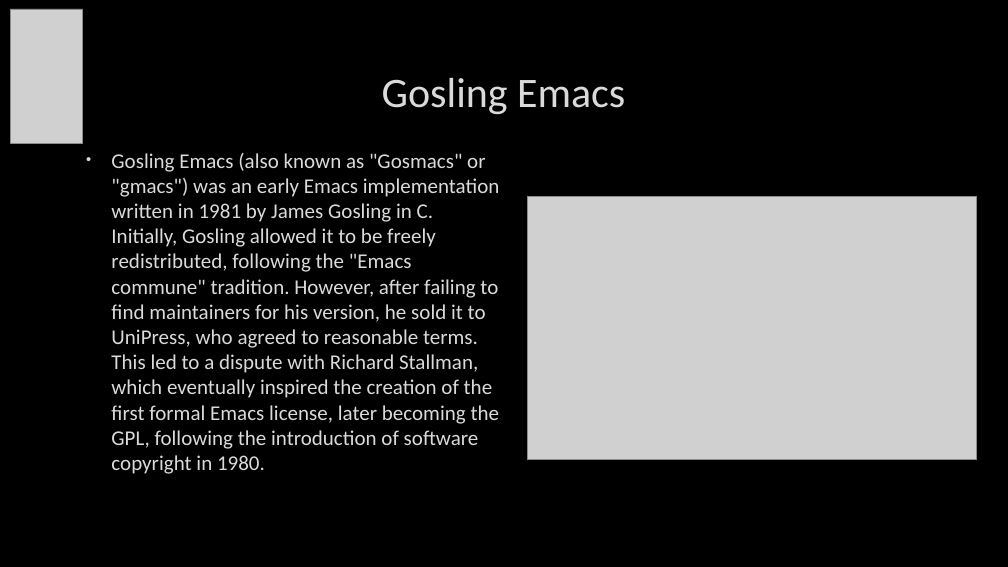
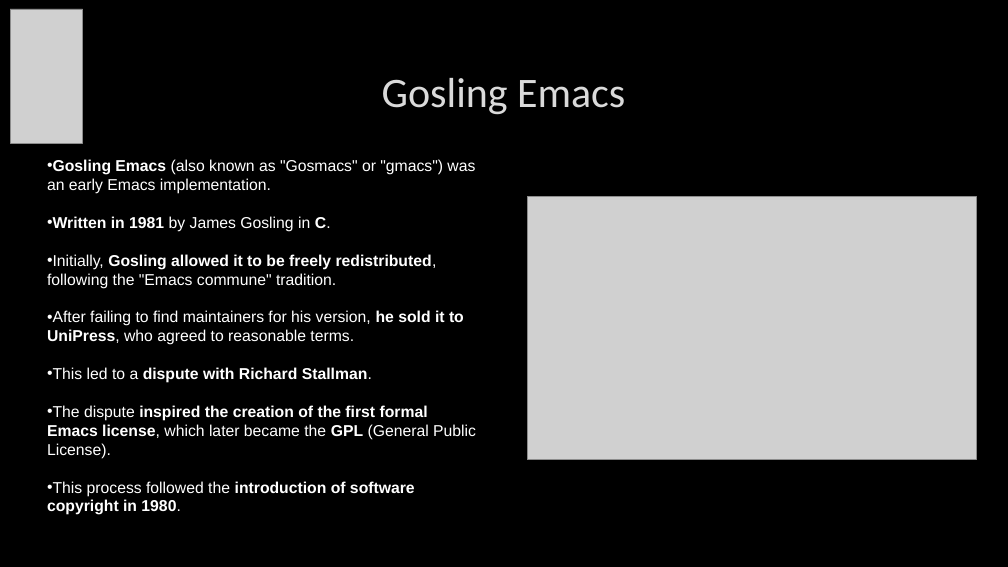
Before and after one commit to HegePapa06/szakmaiangol, a slide deck: slide 4 of James Gosling.pptx. Drawn at 1008x567 pixels with LibreOffice and Linux fonts; fonts in the diff are those of the drawing; grey boxes stand for pictures; background and template pictures are left out. Boxes give left, top, right and bottom in pixels: in the first picture for what was removed or moved away, otherwise in the second. Text is boxed around its words. In the diff, an @@ line names an element or a change of style, - is before the commit and + after.

```diff
--- a/James Gosling.pptx
+++ b/James Gosling.pptx
@@ text "Gosling Emacs (also known as ..." at (47, 159, 476, 515): vertical alignment top to middle @@
@@ text at (47, 159, 476, 515): text changed; size 20 to 15 pt; font Calibri to Arial; text colour #DADADA to #FFFFFF @@
-• Gosling Emacs (also known as "Gosmacs" or "gmacs") was an early Emacs implementation written in 1981 by James Gosling in C. Initially, Gosling allowed it to be freely redistributed, following the "Emacs commune" tradition. However, after failing to find maintainers for his version, he sold it to UniPress, who agreed to reasonable terms. This led to a dispute with Richard Stallman, which eventually inspired the creation of the first formal Emacs license, later becoming the GPL, following the introduction of software copyright in 1980.
+• Gosling Emacs (also known as "Gosmacs" or "gmacs") was an early Emacs implementation.
+• Written in 1981 by James Gosling in C.
+• Initially, Gosling allowed it to be freely redistributed, following the "Emacs commune" tradition.
+• After failing to find maintainers for his version, he sold it to UniPress, who agreed to reasonable terms.
+• This led to a dispute with Richard Stallman.
+• The dispute inspired the creation of the first formal Emacs license, which later became the GPL (General Public License).
+• This process followed the introduction of software copyright in 1980.
```
Also in this commit, not shown: 4 other slides changed, 1 other file.
